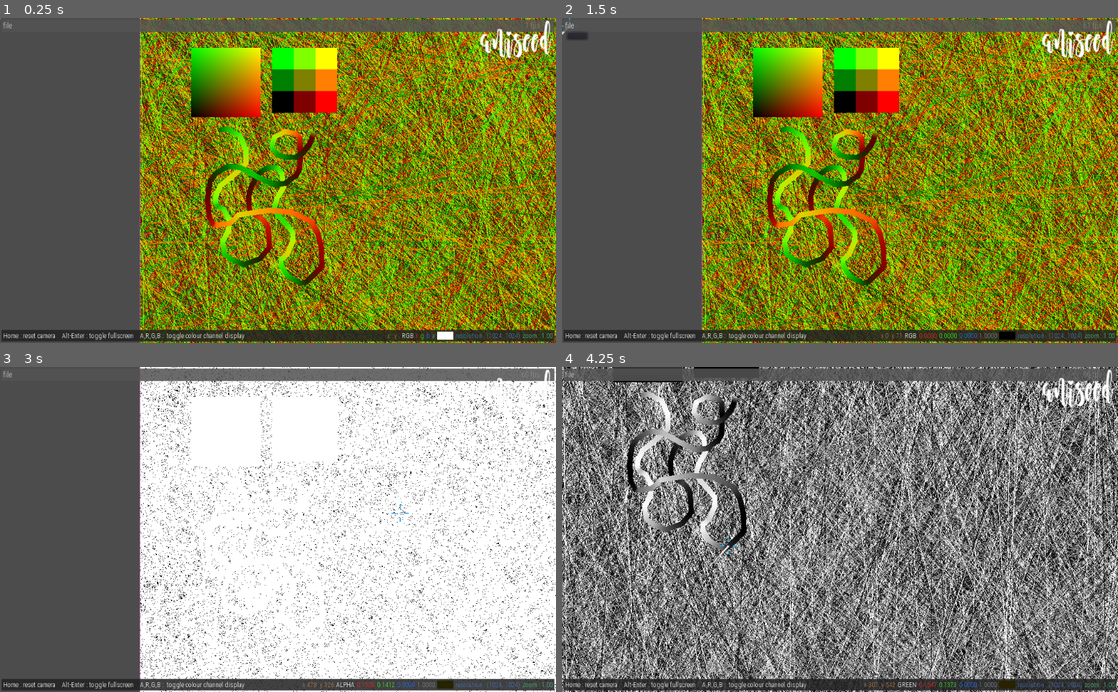
Above: before the commit, frames 1-4 (two rows, left to right).
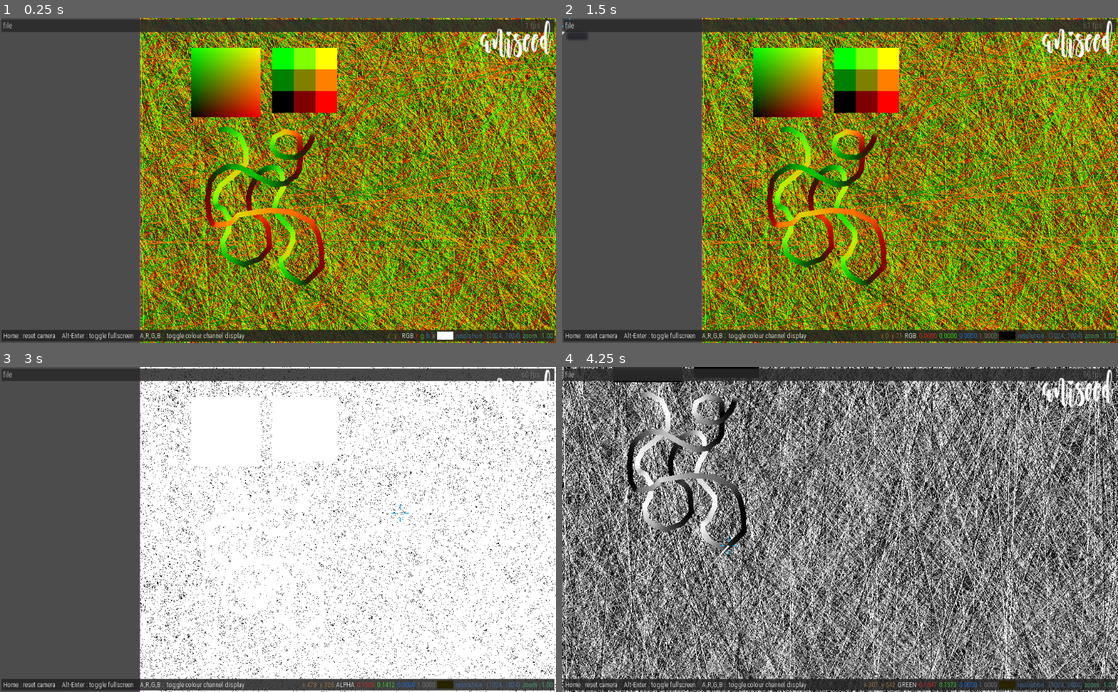
Above: after the commit, the same moments.

Repository: ioxu/microscratches-generator
Game: Godot game, scene res://scenes/main.tscn
Same seed, same stepped clock (60 frames per second), same inputs: the game is played once before the commit and once after it. A sky picture missing from this copy of the repository is replaced by a grey-blue gradient.
Inputs (mouse positions are in pixels of both pictures, inside the frame that each line leads up to):
- Up to frame 1 (0.25 s): no input
- Up to frame 2 (1.5 s): click "file" at 0.5 s; click "file" at 1.25 s
- Up to frame 3 (3 s): click "file" at 2 s; tap Enter at 2.75 s; move the mouse to (400, 513) at 2.77 s; tap A (ui_alpha_channel_toggle) at 2.85 s; click (400, 513) at 2.92 s
- Up to frame 4 (4.25 s): tap B (ui_blue_channel_toggle) at 3.05, 3.6 s; tap Home (ui_reset_camera) at 3.5 s; move the mouse to (728, 545) at 3.52 s; click (728, 545) at 3.67 s; tap G (ui_green_channel_toggle) at 3.8 s

The runs differ from the first frame. In frame 1, 3.8% of the frame differs, in the area x 0-100%, y 0-5%; in frame 2, 3.8%; in frame 3, 3.8%; in frame 4, 3.8%.
Error in both runs: Assertion failed: This project must only be developed in engine versions 3.2.3 and earlier (res://scenes/main.gd:17)

Commit message:
cleanup
update zoom label on reset
rm prints

Diff:
--- a/project.godot
+++ b/project.godot
@@ -50,3 +50,8 @@
 "events": [ Object(InputEventKey,"resource_local_to_scene":false,"resource_name":"","device":0,"alt":false,"shift":false,"control":false,"meta":false,"command":false,"pressed":false,"scancode":66,"unicode":0,"echo":false,"script":null)
  ]
 }
+ui_rgb_channel_toggle={
+"deadzone": 0.5,
+"events": [ Object(InputEventKey,"resource_local_to_scene":false,"resource_name":"","device":0,"alt":false,"shift":false,"control":false,"meta":false,"command":false,"pressed":false,"scancode":67,"unicode":0,"echo":false,"script":null)
+ ]
+}
--- a/scenes/display.gd
+++ b/scenes/display.gd
@@ -55,7 +55,6 @@
 
 	# colour channel display #--------------------------------------------------
 	if event.is_action("ui_alpha_channel_toggle") and event.is_pressed() and not event.is_echo():
-		print("alpha channel display toggle")
 		if display_mode !=1 :
 			display_mode = 1
 			$display.get_material().set_shader_param("display_mode", display_mode)
@@ -65,7 +64,6 @@
 		emit_signal("colour_channel_display_mode_changed", display_mode)
 
 	if event.is_action("ui_red_channel_toggle") and event.is_pressed() and not event.is_echo():
-		print("red channel display toggle")
 		if display_mode !=2 :
 			display_mode = 2
 			$display.get_material().set_shader_param("display_mode", display_mode)
@@ -75,7 +73,6 @@
 		emit_signal("colour_channel_display_mode_changed", display_mode)
 
 	if event.is_action("ui_green_channel_toggle") and event.is_pressed() and not event.is_echo():
-		print("green channel display toggle")
 		if display_mode !=3 :
 			display_mode = 3
 			$display.get_material().set_shader_param("display_mode", display_mode)
@@ -85,11 +82,16 @@
 		emit_signal("colour_channel_display_mode_changed", display_mode)
 
 	if event.is_action("ui_blue_channel_toggle") and event.is_pressed() and not event.is_echo():
-		print("green channel display toggle")
 		if display_mode !=4 :
 			display_mode = 4
 			$display.get_material().set_shader_param("display_mode", display_mode)
 		elif display_mode == 4:
+			display_mode = 0
+			$display.get_material().set_shader_param("display_mode", display_mode)
+		emit_signal("colour_channel_display_mode_changed", display_mode)
+
+	if event.is_action("ui_rgb_channel_toggle") and event.is_pressed() and not event.is_echo():
+		if display_mode !=0 :
 			display_mode = 0
 			$display.get_material().set_shader_param("display_mode", display_mode)
 		emit_signal("colour_channel_display_mode_changed", display_mode)
@@ -168,6 +170,7 @@
 	cam_transform.y = Vector2.DOWN
 	cam_transform.origin = get_viewport().size * 0.5
 	self.zoom = 1.0
+	emit_signal("zoom_changed", self.zoom)
 
 
 func window_to_viewport( coords : Vector2 ) -> Vector2:
--- a/scenes/main.tscn
+++ b/scenes/main.tscn
@@ -19,7 +19,7 @@
 viewport_path = NodePath("scene/Viewport")
 
 [sub_resource type="StyleBoxFlat" id=3]
-bg_color = Color( 0.329412, 0.329412, 0.329412, 0.862745 )
+bg_color = Color( 0.164706, 0.164706, 0.164706, 0.862745 )
 
 [sub_resource type="StyleBoxFlat" id=4]
 bg_color = Color( 0.105882, 0.105882, 0.105882, 0.67451 )
--- a/scenes/ui.gd
+++ b/scenes/ui.gd
@@ -78,5 +78,4 @@
 
 
 func _on_display_colour_channel_display_mode_changed(new_mode) -> void:
-	print("_on_display_colour_channel_display_mode_changed %s"%new_mode)
 	colour_channel_displayed_label.text = COLOUR_CHANNEL_DISPLAY_MODES_NAMES[new_mode]
